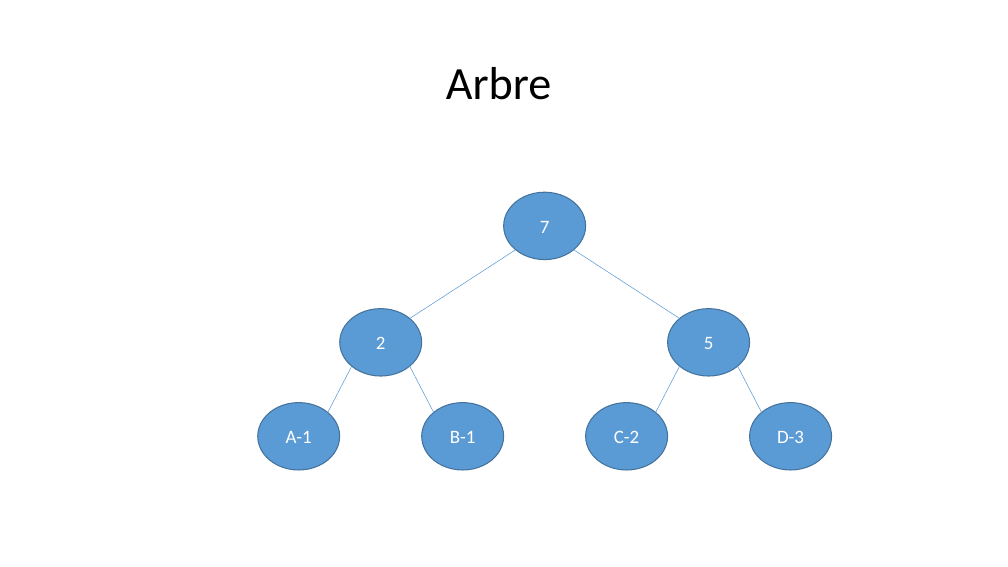
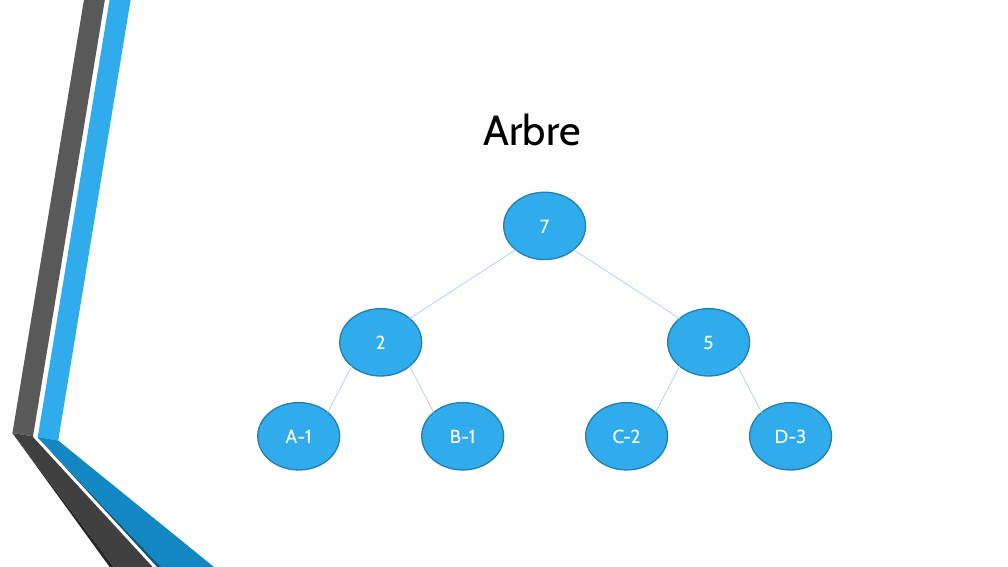
Before and after one commit to pop2211/Huffman, a slide deck: slide 5 of diapoHuffman.pptm. Drawn at 1008x567 pixels with LibreOffice and Linux fonts; fonts in the diff are those of the drawing; background and template pictures are left out. Boxes give left, top, right and bottom in pixels: in the first picture for what was removed or moved away, otherwise in the second. Text is boxed around its words. In the diff, an @@ line names an element or a change of style, - is before the commit and + after.

```diff
--- a/diapoHuffman.pptm
+++ b/diapoHuffman.pptm
@@ title "Arbre": place and size @@
-title "Arbre" at [446,67,552,100]
+title "Arbre" at [484,113,581,146]
@@ title "Arbre" at [484,113,581,146]: size 44 to 40 pt, font Calibri to Cabin; line spacing 0.9 to 1 @@
@@ font Calibri to Cabin; fill #5B9BD5 to #30ACEC; outline #43739E 1 pt to #247FAF 1.25 pt in 7 elements at [258,403,340,470], [422,403,504,470], [340,309,421,376], [586,403,668,470], [750,403,832,470], [668,309,749,376], [504,192,585,259] @@
@@ line (410, 318) - (516, 250): stroke #5B9BD5 0.5 pt to #AED2F4 0.75 pt @@
@@ line (680, 318) - (574, 250): stroke #5B9BD5 0.5 pt to #AED2F4 0.75 pt @@
@@ line (328, 413) - (352, 366): stroke #5B9BD5 0.5 pt to #AED2F4 0.75 pt @@
@@ line (434, 413) - (410, 366): stroke #5B9BD5 0.5 pt to #AED2F4 0.75 pt @@
@@ line (656, 413) - (680, 366): stroke #5B9BD5 0.5 pt to #AED2F4 0.75 pt @@
@@ line (761, 413) - (738, 366): stroke #5B9BD5 0.5 pt to #AED2F4 0.75 pt @@
@@ group added at [12,0,214,567]: 6 freeform shapes @@
```
Also in this commit, not shown: 8 other slides changed.
